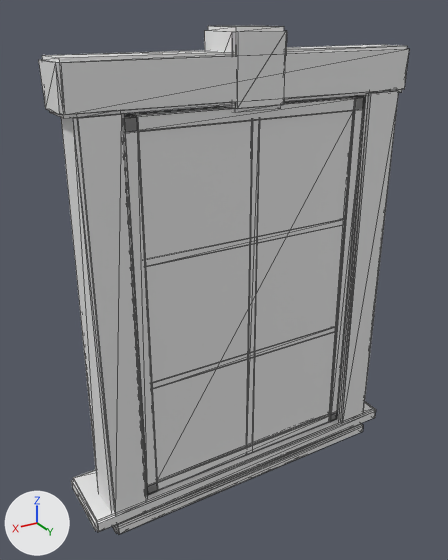
A saved change to the glTF model assets/models/kit/janela_colonial.glb.
One viewpoint serves both versions: a camera (50 mm lens) standing at (1.25, 1.85, 1.8) and looking at (0.05, -0.14, 0.8). The lights are fixed; the arrows at lower left show +X, +Y and +Z. The picture after the commit comes second. Mesh edges are drawn as thin lines.

In view in the first picture: 'cantaria', 'madeira', 'vidro'.
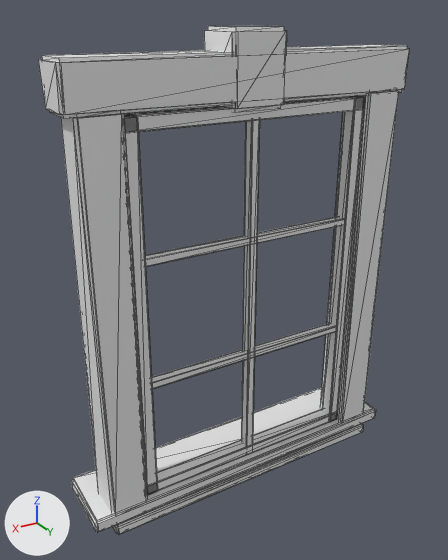
Boxes (x1, y1, x2, y2) around the edits, measured in the pictures (448 x 560 px):
'vidro', deleted
    before: (138, 111, 353, 481)

The change in detail:
Object 'vidro' (ob_vidro) is deleted.
